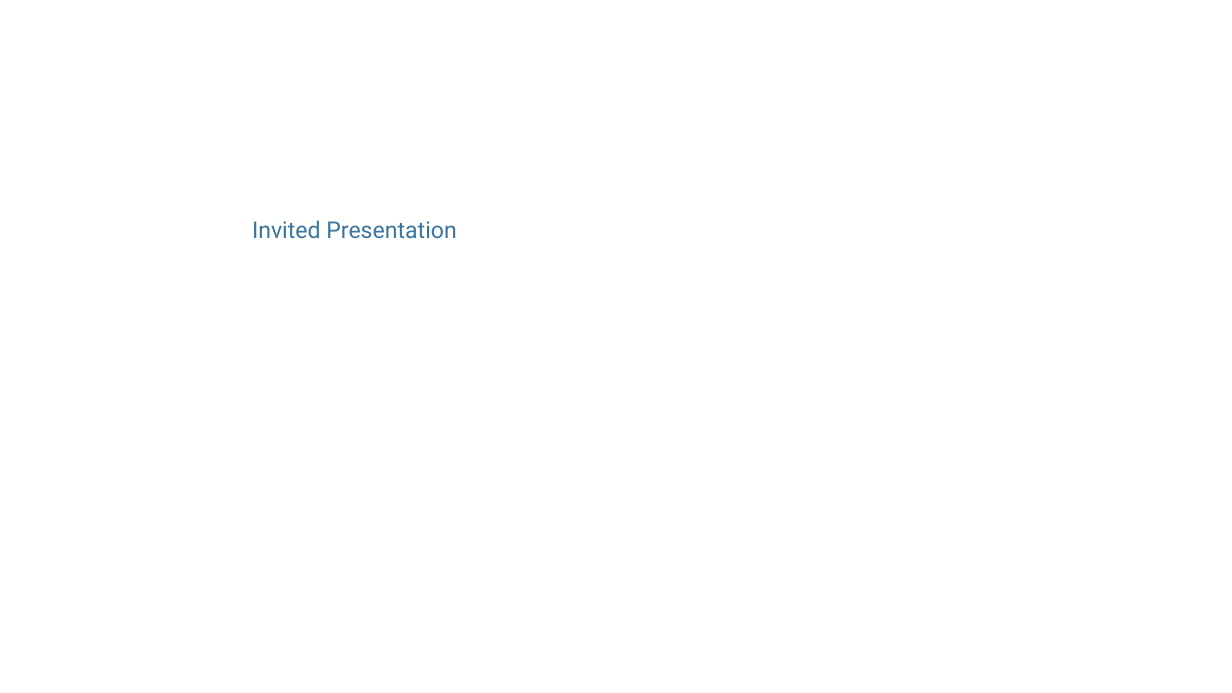
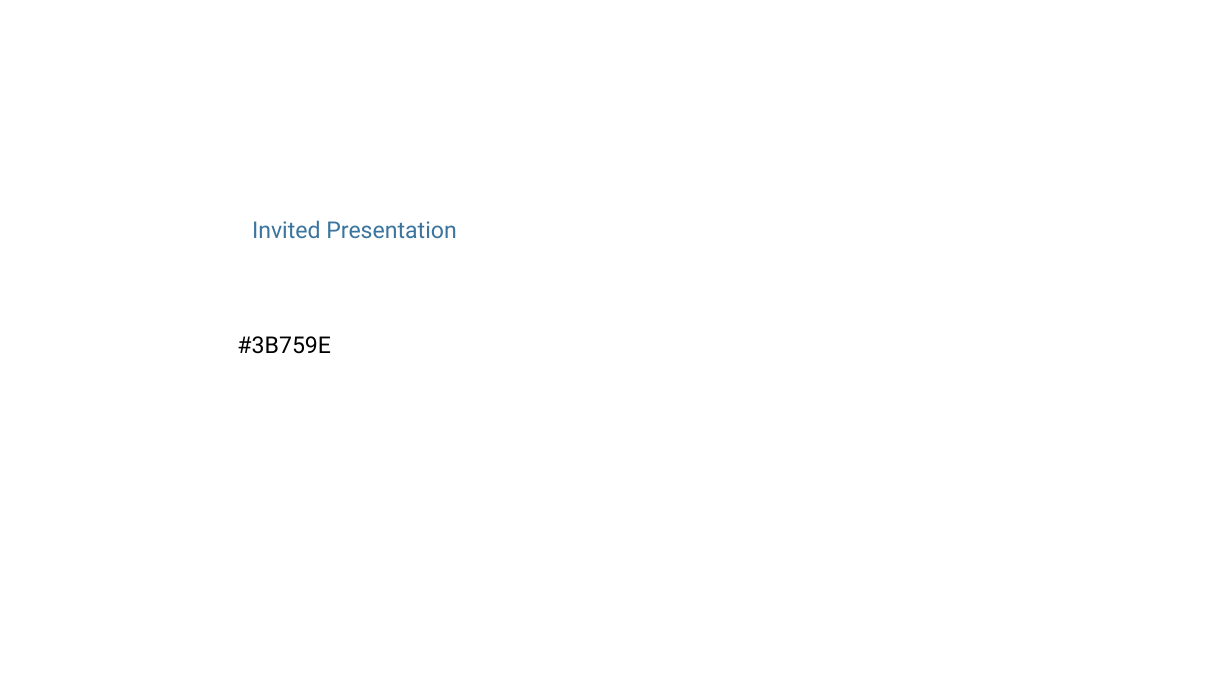
Before and after one commit to andreasmeid/andreasmeid.github.io, a slide deck: slide 1 of presentation/TranslationalResearch/img/Footer.pptx. Drawn at 1232x693 pixels with LibreOffice and Linux fonts; fonts in the diff are those of the drawing. Boxes give left, top, right and bottom in pixels: in the first picture for what was removed or moved away, otherwise in the second. Text is boxed around its words. In the diff, an @@ line names an element or a change of style, - is before the commit and + after.

Commit message:
new slides

```diff
--- a/presentation/TranslationalResearch/img/Footer.pptx
+++ b/presentation/TranslationalResearch/img/Footer.pptx
@@ text added at <box>237,336,331,354</box>, 18 pt, text #000000 @@
+#3B759E
```
Also in this commit, not shown: 36 other files.
